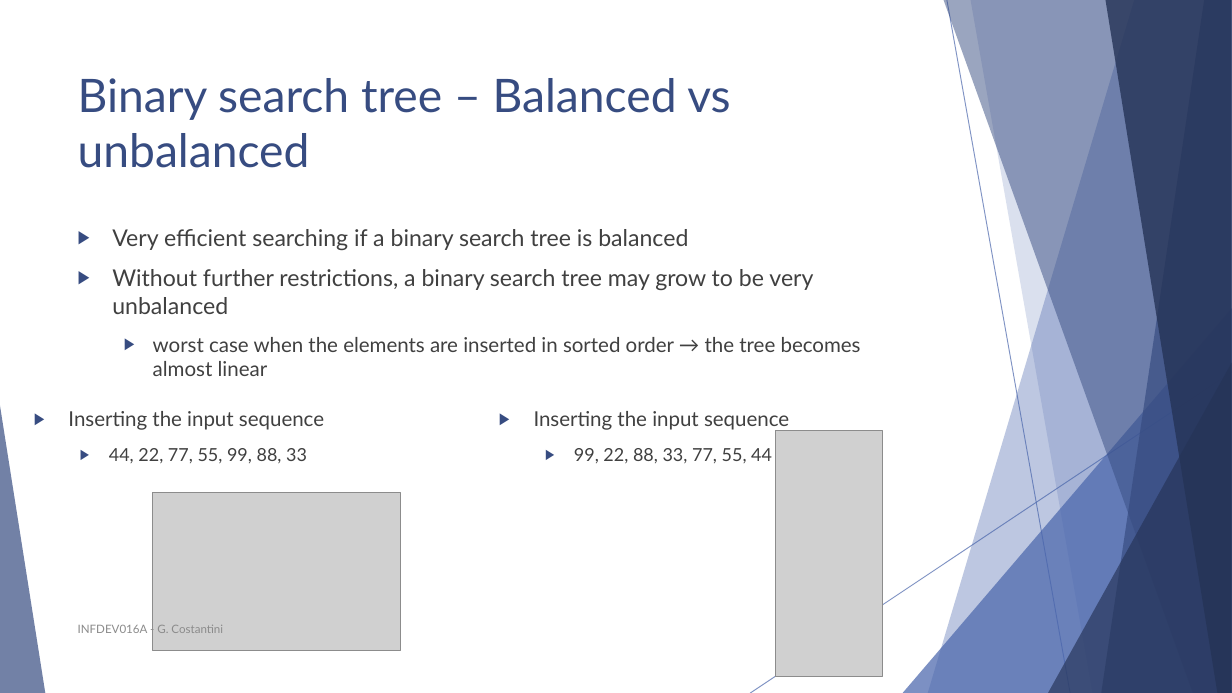
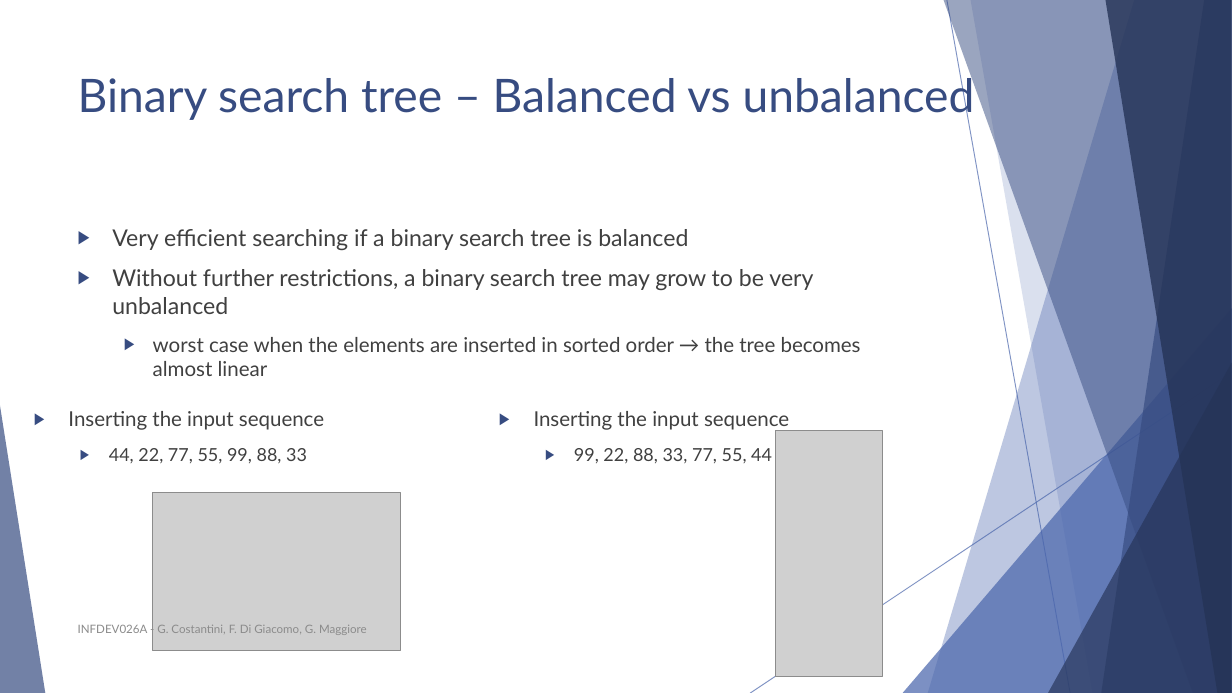
Before and after one commit to polyanos/INFDEV01-6A, a slide deck: slide 41 of Slides/Week 4 - Binary trees.pptx (slide 46 before the commit). Drawn at 1232x693 pixels with LibreOffice and Linux fonts; fonts in the diff are those of the drawing; grey boxes stand for pictures. Boxes give left, top, right and bottom in pixels: in the first picture for what was removed or moved away, otherwise in the second. Text is boxed around its words. In the diff, an @@ line names an element or a change of style, - is before the commit and + after.

```diff
--- a/Slides/Week 4 - Binary trees.pptx
+++ b/Slides/Week 4 - Binary trees.pptx
@@ title "Binary search tree – Balanced ..." rewrapped from (78,78,730,168) to (78,72,975,121) @@
@@ text at (78,625,367,635): text changed @@
-INFDEV016A - G. Costantini
+INFDEV026A - G. Costantini, F. Di Giacomo, G. Maggiore
```
Also in this commit, not shown: 43 other slides changed, 12 slides added, 7 slides removed.
